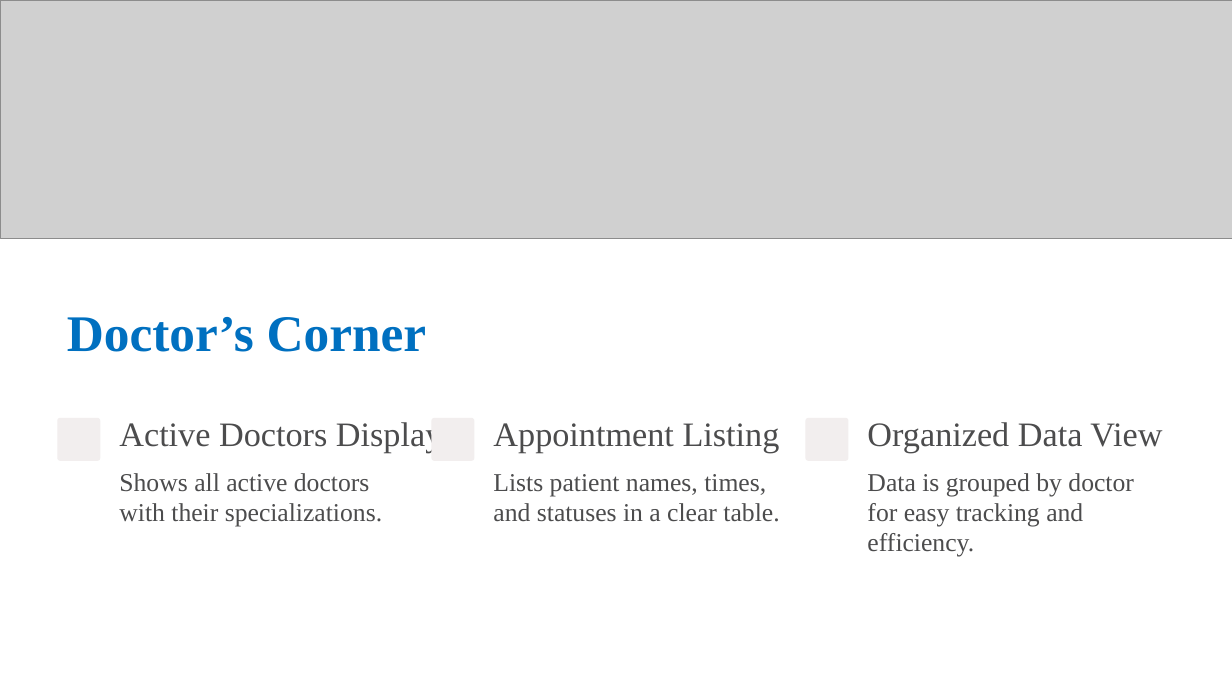
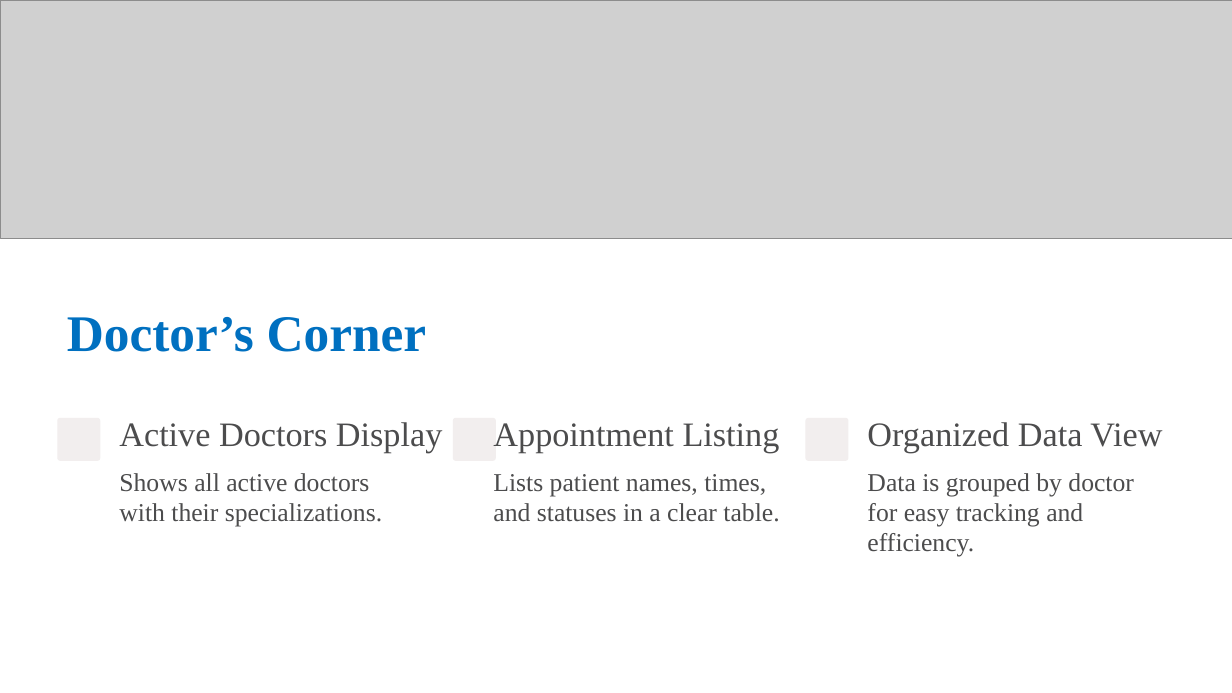
Before and after one commit to anvitha-rao10/hospitalappointmentbooking, a slide deck: slide 4 of Hospital-Appointment-Booking-and-Management-System.pptx. Drawn at 1232x693 pixels with LibreOffice and Linux fonts; fonts in the diff are those of the drawing; grey boxes stand for pictures. Boxes give left, top, right and bottom in pixels: in the first picture for what was removed or moved away, otherwise in the second. Text is boxed around its words. In the diff, an @@ line names an element or a change of style, - is before the commit and + after.

```diff
--- a/Hospital-Appointment-Booking-and-Management-System.pptx
+++ b/Hospital-Appointment-Booking-and-Management-System.pptx
@@ rounded rectangle: place and size @@
-rounded rectangle at [431, 418, 474, 461]
+rounded rectangle at [453, 418, 496, 461]
```
Also in this commit, not shown: 1 other slide changed, 2 other files.
